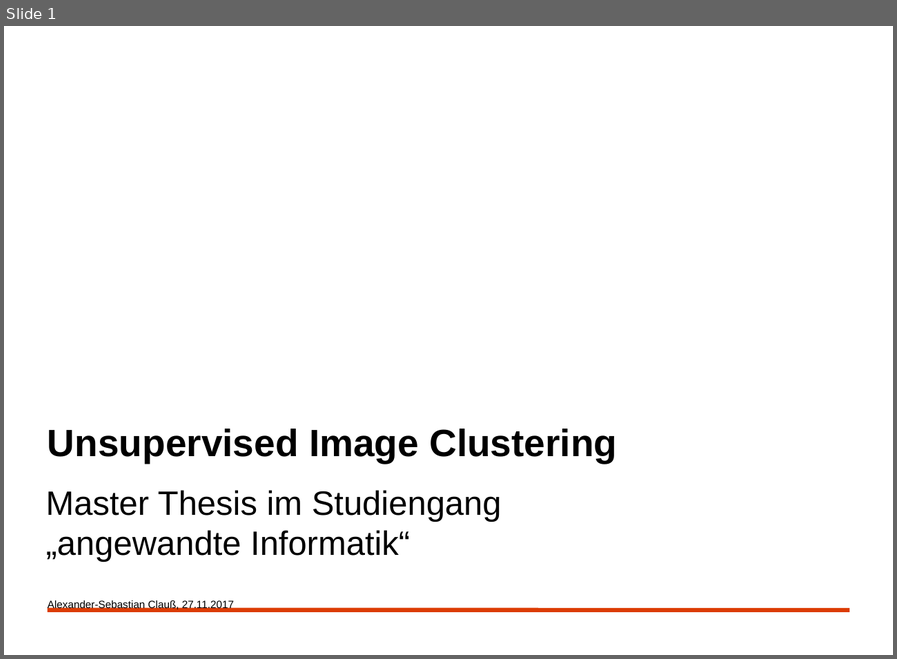
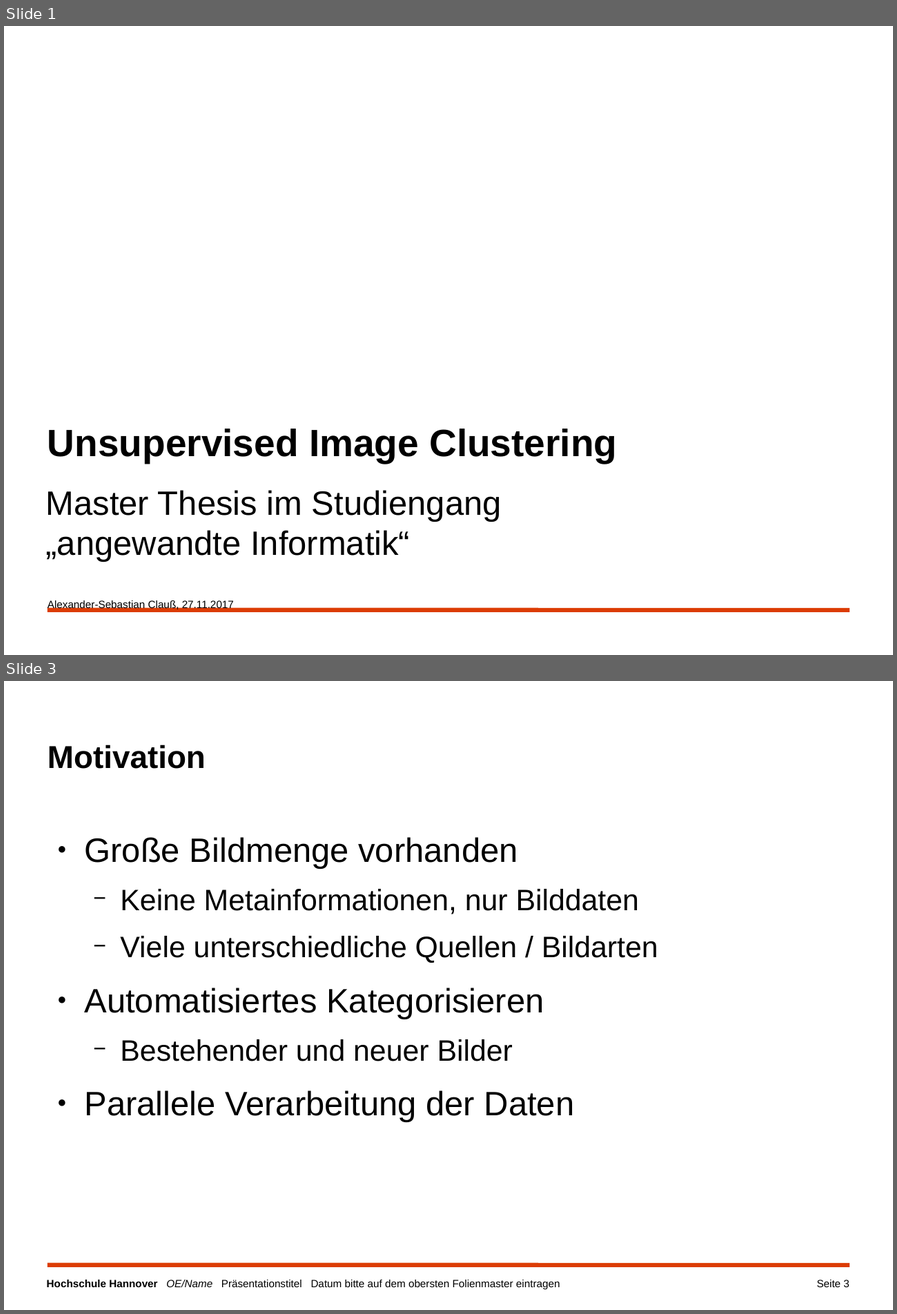
Before and after one commit to a-cl/ma-thesis, a slide deck: kolloquim.pptx. Shown one above the other, each under a label of ours: slide 1 before the commit, slides 1 and 3 after it; the slides between them are not shown. The pictures are 897x659 and 897x1314 pixels, drawn with LibreOffice and Linux fonts; fonts in the diff are those of the drawing; background and template pictures are left out. Boxes give left, top, right and bottom in pixels: in the first picture for what was removed or moved away, otherwise in the second. Text is boxed around its words. In the diff, an @@ line names an element or a change of style, - is before the commit and + after.

```diff
--- a/kolloquim.pptx
+++ b/kolloquim.pptx
@@ slide 3 added at (x1=4, y1=681, x2=893, y2=1310), background #FFFFFF; not listed: 1 template element that a slide beside it also shows @@
@@ text added at (x1=47, y1=744, x2=205, y2=769), 30 pt, text #000000, bold @@
+Motivation
@@ text added at (x1=84, y1=837, x2=658, y2=1122), 28 pt, text #000000 @@
+● Große Bildmenge vorhanden
+  − Keine Metainformationen, nur Bilddaten
+  − Viele unterschiedliche Quellen / Bildarten
+● Automatisiertes Kategorisieren
+  − Bestehender und neuer Bilder
+● Parallele Verarbeitung der Daten
@@ text added at (x1=47, y1=1279, x2=560, y2=1289), 10 pt, text #000000 @@
+Hochschule Hannover OE/Name Präsentationstitel Datum bitte auf dem obersten Folienmaster eintragen
@@ page number added at (x1=817, y1=1279, x2=849, y2=1287), 10 pt, text #000000 @@
+Seite 3
```
Also in this commit, not shown: 12 slides changed, 10 other slides added, 12 slides removed.
